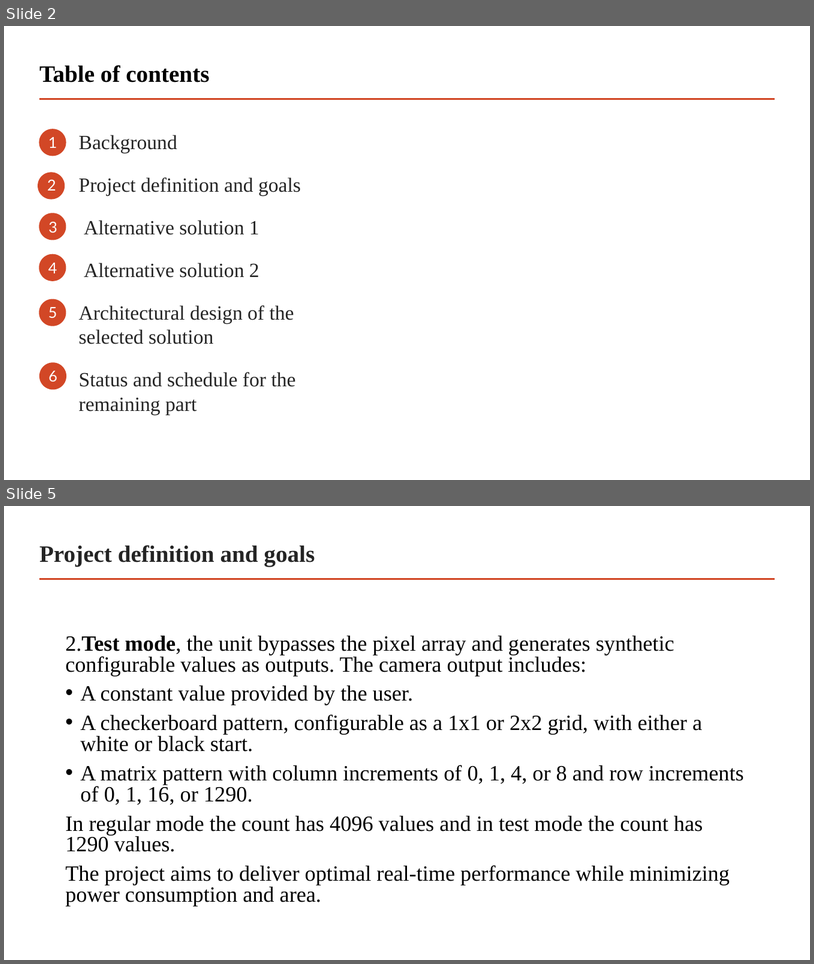
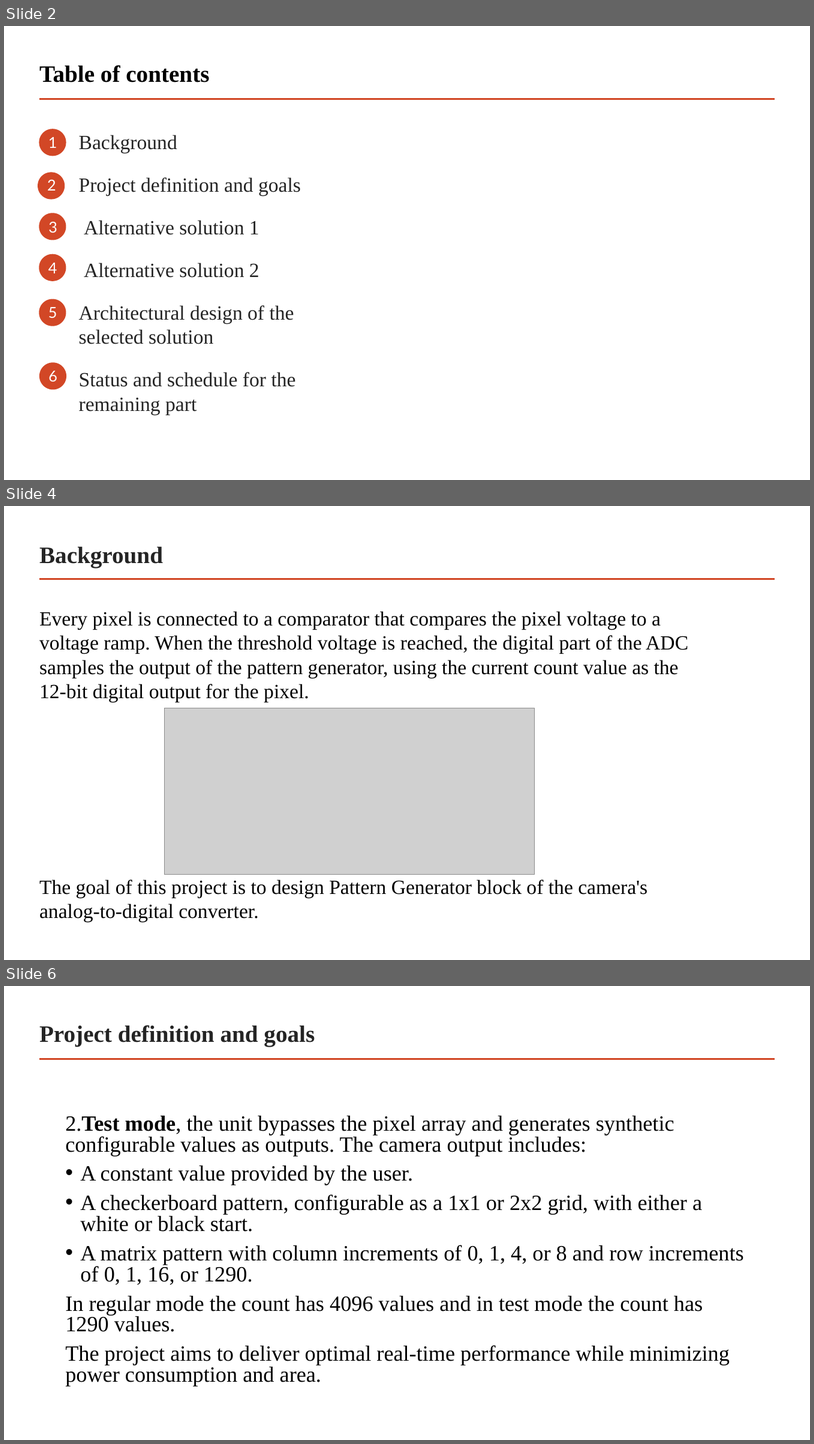
Before and after one commit to sabarioded/Patterns_Project, a slide deck: reports/Midterm Presentation.pptx. Shown one above the other, each under a label of ours: slides 2 and 5 before the commit, slides 2, 4 and 6 after it; the slides between them are not shown. The pictures are 814x964 and 814x1444 pixels, drawn with LibreOffice and Linux fonts; fonts in the diff are those of the drawing; grey boxes stand for pictures. Boxes give left, top, right and bottom in pixels: in the first picture for what was removed or moved away, otherwise in the second. Text is boxed around its words. In the diff, an @@ line names an element or a change of style, - is before the commit and + after.

```diff
--- a/reports/Midterm Presentation.pptx
+++ b/reports/Midterm Presentation.pptx
@@ slide 4 added at [4,506,810,960], background #FFFFFF; not listed: 1 template element that a slide beside it also shows @@
@@ title added at [39,546,163,568], 28 pt, text #242424, bold @@
+Background
@@ text added at [39,611,689,922], 24 pt, text #000000 @@
+Every pixel is connected to a comparator that compares the pixel voltage to a voltage ramp. When the threshold voltage is reached, the digital part of the ADC samples the output of the pattern generator, using the current count value as the 12-bit digital output for the pixel.
+The goal of this project is to design Pattern Generator block of the camera's analog-to-digital converter.
@@ picture added at [165,708,535,874] @@
@@ what was slide 5 is now slide 6 @@
```
Also in this commit, not shown: 2 slides changed.
